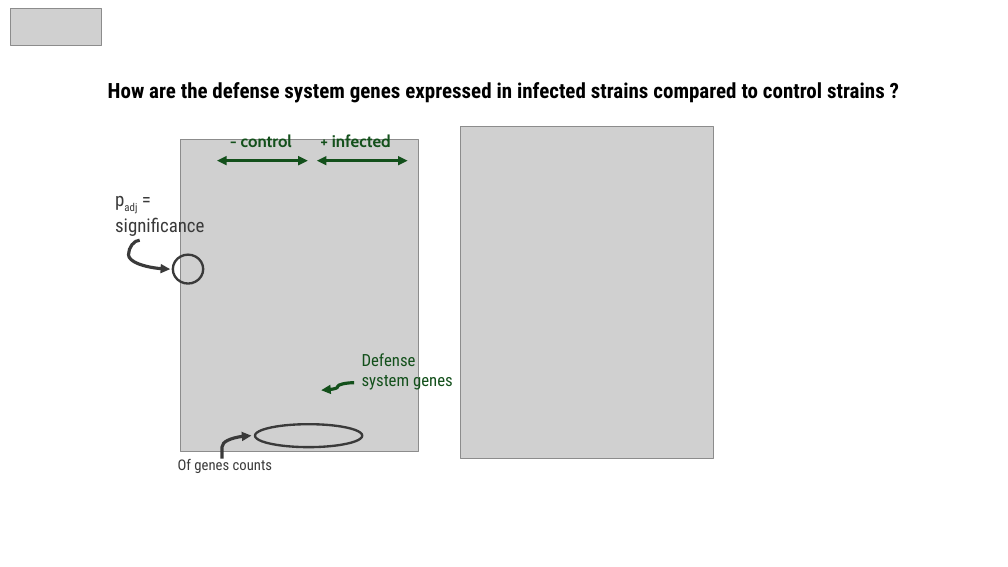
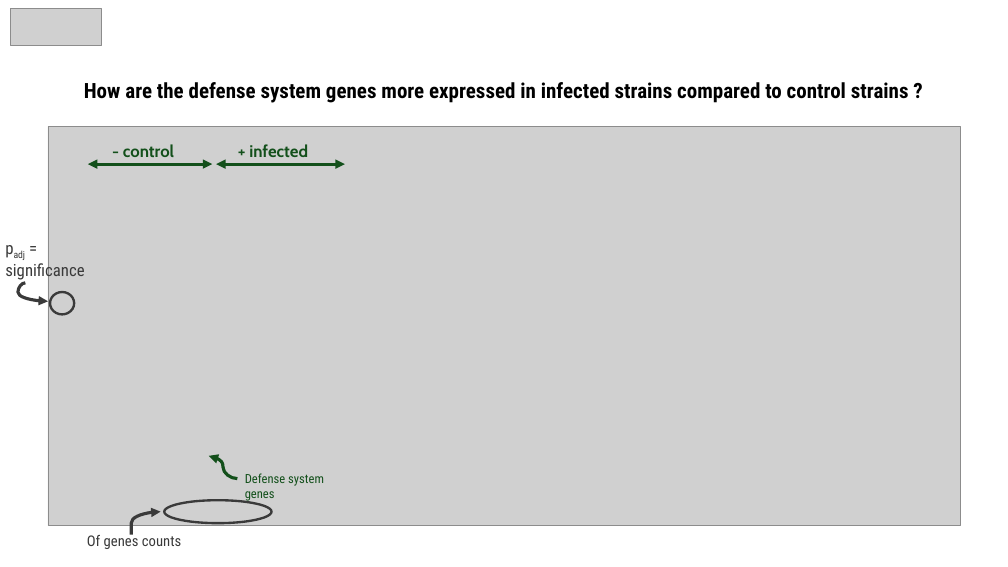
Before and after one commit to Mathilde-Roulleau/project-defense-regulation, a slide deck: slide 12 of final_presentation.pptx. Drawn at 1008x567 pixels with LibreOffice and Linux fonts; fonts in the diff are those of the drawing; grey boxes stand for pictures. Boxes give left, top, right and bottom in pixels: in the first picture for what was removed or moved away, otherwise in the second. Text is boxed around its words. In the diff, an @@ line names an element or a change of style, - is before the commit and + after.

```diff
--- a/final_presentation.pptx
+++ b/final_presentation.pptx
@@ text at bbox=[84, 82, 909, 103]: text changed @@
-How are the defense system genes expressed in infected strains compared to control strains ?
+How are the defense system genes more expressed in infected strains compared to control strains ?
@@ picture added at bbox=[48, 127, 960, 526] @@
@@ text "- control": place and size @@
-text "- control" at bbox=[241, 133, 292, 147]
+text "- control" at bbox=[123, 144, 174, 157]
@@ picture removed at bbox=[180, 139, 418, 451] @@
@@ text "+ infected": place and size @@
-text "+ infected" at bbox=[332, 133, 391, 147]
+text "+ infected" at bbox=[249, 144, 308, 157]
@@ picture removed at bbox=[461, 127, 713, 459] @@
@@ double arrow moved from (217, 161) - (308, 161) to (88, 164) - (212, 164) @@
@@ double arrow moved from (317, 161) - (408, 161) to (216, 164) - (345, 164) @@
@@ text "padj = significance": place and size @@
-text "padj = significance" at bbox=[115, 215, 204, 238]
+text "padj = significance" at bbox=[5, 261, 84, 281]
@@ text "padj = significance" at bbox=[5, 261, 84, 281]: size 18 to 16 pt @@
@@ curved arrow moved from (140, 240) - (170, 269) to (26, 283) - (48, 302) @@
@@ ellipse: place and size @@
-ellipse at bbox=[173, 255, 203, 284]
+ellipse at bbox=[50, 292, 74, 315]
@@ curved arrow moved from (354, 383) - (321, 390) to (237, 479) - (209, 456) @@
@@ text "Defense system genes": place and size @@
-text "Defense system genes" at bbox=[362, 353, 453, 391]
+text "Defense system genes" at bbox=[245, 473, 324, 502]
@@ text "Defense system genes" at bbox=[245, 473, 324, 502]: size 16 to 12 pt @@
@@ 1 text, 1 ellipse, 1 curved arrow: place and size @@
-1 text, 1 ellipse, 1 curved arrow at bbox=[178, 424, 362, 473]
+1 text, 1 ellipse, 1 curved arrow at bbox=[87, 501, 271, 549]
```
Also in this commit, not shown: 15 other slides changed, 2 slides added, 1 slide removed, 35 other files.
